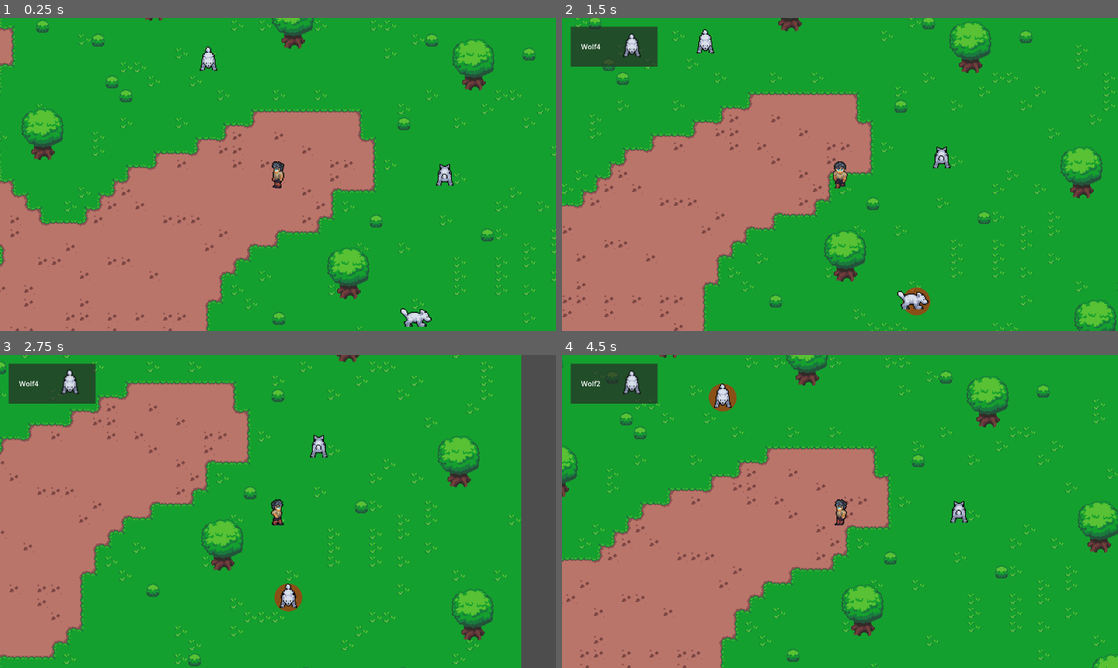
Above: before the commit, frames 1-4 (two rows, left to right).
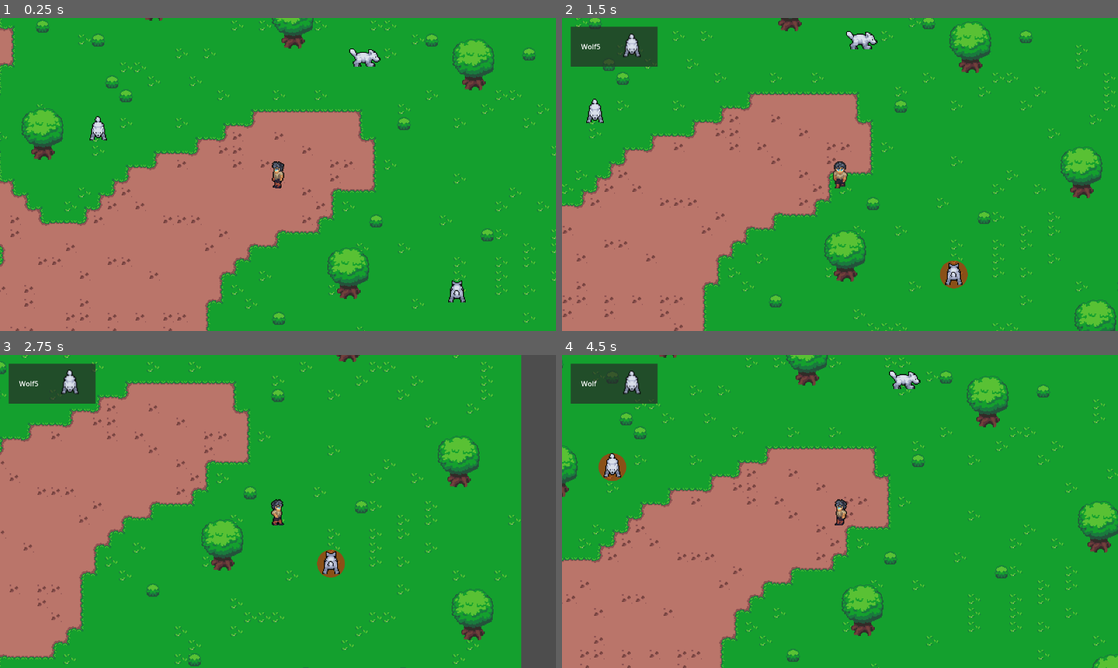
Above: after the commit, the same moments.

Repository: nexus482/shadows-of-azara
Game: Godot game, scene res://World.tscn
Two runs of this game, one before a commit and one after it. Both use one fixed random seed, a clock stepped at 60 frames per second and the inputs below.
Inputs (mouse positions are in pixels of both pictures, inside the frame that each line leads up to):
- Up to frame 1 (0.25 s): no input
- Up to frame 2 (1.5 s): move the mouse to (962, 158) at 0.52 s; hold Right (ui_right) 0.53-1.28 s; tap Tab (tab_target) at 0.6, 1.35 s; click (962, 158) at 0.67 s; move the mouse to (728, 190) at 1.27 s; hold Down (ui_down) from 1.28 s (still down)
- Up to frame 3 (2.75 s): move the mouse to (333, 442) at 2.02 s; release Down (ui_down) at 2.03 s; hold Right (ui_right) from 2.03 s (still down); tap Tab (tab_target) at 2.1 s
- Up to frame 4 (4.5 s): move the mouse to (812, 574) at 2.77 s; release Right (ui_right) at 2.78 s; hold Up (ui_up) 2.78-3.53 s; tap Tab (tab_target) at 2.85, 3.6, 4.35 s; click (812, 574) at 2.92 s; move the mouse to (1006, 558) at 3.52 s; hold Left (ui_left) from 3.53 s (still down); move the mouse to (673, 464) at 4.27 s

The runs differ from the first frame. In frame 1, 1.1% of the frame differs, in the area x 16-84%, y 9-99%; in frame 2, 1.4%, in the area x 4-73%, y 3-96%; in frame 3, 0.9%; in frame 4, 1.1%.

Commit message:
Better movement

Diff:
--- a/creature/base/Creature.gd
+++ b/creature/base/Creature.gd
@@ -1,28 +1,128 @@
+@tool
 extends CharacterBody2D
 
+enum MovementType { NONE, IDLE, RANDOM, WAYPOINT }
+
 @export var speed: float = 50.0
+
+var movement_type: MovementType = MovementType.NONE:
+	set(value):
+		movement_type = value
+		notify_property_list_changed()
+		if is_inside_tree() and not Engine.is_editor_hint():
+			_setup_movement_ai()
+
+# These properties are now controlled by _get_property_list
+var idle_direction: IdleMovement.Direction = IdleMovement.Direction.DOWN
+var wander_radius: float = 100.0
+var waypoint_path: NodePath
+
 @onready var animated_sprite: AnimatedSprite2D = $Sprite
-@onready var movement_ai = $MovementAI.get_child(0) if $MovementAI.get_child_count() > 0 else null
+var movement_ai = null
 var last_direction: Vector2 = Vector2.DOWN
 
 var target_indicator: Node2D
 var is_hovered = false
 var is_selected = false
+
+
+func _get_property_list():
+	var properties = []
+	properties.append({
+		"name": "movement_type",
+		"type": TYPE_INT,
+		"usage": PROPERTY_USAGE_DEFAULT | PROPERTY_USAGE_SCRIPT_VARIABLE,
+		"hint": PROPERTY_HINT_ENUM,
+		"hint_string": "None,Idle,Random,Waypoint"
+	})
+
+	match movement_type:
+		MovementType.IDLE:
+			properties.append({
+				"name": "idle_direction",
+				"type": TYPE_INT,
+				"usage": PROPERTY_USAGE_DEFAULT | PROPERTY_USAGE_SCRIPT_VARIABLE,
+				"hint": PROPERTY_HINT_ENUM,
+				"hint_string": "Down,Up,Left,Right" # Matches IdleMovement.Direction enum
+			})
+		MovementType.RANDOM:
+			properties.append({
+				"name": "wander_radius",
+				"type": TYPE_FLOAT,
+				"usage": PROPERTY_USAGE_DEFAULT | PROPERTY_USAGE_SCRIPT_VARIABLE,
+				"hint": PROPERTY_HINT_RANGE,
+				"hint_string": "10,500,1" # Min, Max, Step
+			})
+		MovementType.WAYPOINT:
+			properties.append({
+				"name": "waypoint_path",
+				"type": TYPE_NODE_PATH,
+				"usage": PROPERTY_USAGE_DEFAULT | PROPERTY_USAGE_SCRIPT_VARIABLE,
+				"hint_string": "Path2D" # Restricts node picker to Path2D
+			})
+
+	return properties
+
+
+func _enter_tree():
+	# This runs when the node enters the scene tree, both in the editor and in-game.
+	# We only want to set up the AI when the game is running.
+	if not Engine.is_editor_hint():
+		_setup_movement_ai()
+
 
 func _ready() -> void:
 	add_to_group("creatures")
 	var directions = [Vector2.UP, Vector2.DOWN, Vector2.LEFT, Vector2.RIGHT]
 	last_direction = directions[randi() % directions.size()]
-	if not movement_ai:
-		push_warning("Creature is missing a movement AI component under the 'MovementAI' node.")
-	animated_sprite.play("idle_" + get_direction_string(last_direction))
-
-	target_indicator = preload("res://ui/target/TargetIndicator.tscn").instantiate()
-	add_child(target_indicator)
-	move_child(target_indicator, 0) # Draw indicator behind sprite
-	target_indicator.hide()
+
+	# The check ensures this doesn't try to instantiate nodes in the editor
+	if not Engine.is_editor_hint():
+		animated_sprite.play("idle_" + get_direction_string(last_direction))
+		target_indicator = preload("res://ui/target/TargetIndicator.tscn").instantiate()
+		add_child(target_indicator)
+		move_child(target_indicator, 0) # Draw indicator behind sprite
+		target_indicator.hide()
+
+
+func _setup_movement_ai():
+	# Clear existing AI
+	if movement_ai:
+		movement_ai.queue_free()
+		movement_ai = null
+	for child in $MovementAI.get_children():
+		child.queue_free()
+
+	var new_ai_scene = null
+	match movement_type:
+		MovementType.IDLE:
+			new_ai_scene = preload("res://creature/base/components/movement/idle/Idle.tscn")
+		MovementType.RANDOM:
+			new_ai_scene = preload("res://creature/base/components/movement/random/Random.tscn")
+		MovementType.WAYPOINT:
+			new_ai_scene = preload("res://creature/base/components/movement/waypoint/Waypoint.tscn")
+
+	if new_ai_scene:
+		movement_ai = new_ai_scene.instantiate()
+		$MovementAI.add_child(movement_ai)
+
+		match movement_type:
+			MovementType.IDLE:
+				movement_ai.direction = idle_direction
+			MovementType.RANDOM:
+				movement_ai.wander_radius = wander_radius
+			MovementType.WAYPOINT:
+				var waypoint_node = get_node_or_null(waypoint_path)
+				if waypoint_node is Path2D:
+					movement_ai.path = waypoint_node
+				else:
+					push_warning("Waypoint path is not a Path2D node or is not set for this creature.")
+
 
 func _physics_process(delta: float) -> void:
+	if Engine.is_editor_hint():
+		return # Don't run physics in the editor
+
 	if movement_ai:
 		var movement_velocity = movement_ai.move(self, delta)
 		velocity = movement_velocity
@@ -63,14 +163,12 @@
 	_update_highlight()
 
 func _update_highlight():
-	# If selected, the circle is the main indicator, so we use normal color.
-	# Otherwise, apply the hover effect if needed.
 	if is_selected:
 		animated_sprite.modulate = Color(1, 1, 1)
 	elif is_hovered:
-		animated_sprite.modulate = Color(1.2, 1.2, 1.2) # Slightly bright for hovered
+		animated_sprite.modulate = Color(1.2, 1.2, 1.2)
 	else:
-		animated_sprite.modulate = Color(1, 1, 1) # Normal color
+		animated_sprite.modulate = Color(1, 1, 1)
 
 func update_animation() -> void:
 	var current_animation: String
--- a/creature/base/Creature.tscn
+++ b/creature/base/Creature.tscn
@@ -6,10 +6,12 @@
 [node name="Creature" type="CharacterBody2D"]
 collision_layer = 4
 script = ExtResource("1_iwg7y")
+movement_type = 0
 
 [node name="Sprite" type="AnimatedSprite2D" parent="."]
 
 [node name="Collision" type="CollisionShape2D" parent="."]
+visible = false
 disabled = true
 
 [node name="MovementAI" type="Node" parent="."]
--- a/creature/base/components/movement/idle/Idle.gd
+++ b/creature/base/components/movement/idle/Idle.gd
@@ -1,21 +1,20 @@
 extends MovementAI
 class_name IdleMovement
 
-@export_enum("Left", "Right", "Up", "Down") var start_direction: String = "Down"
+# A proper enum for directions
+enum Direction { DOWN, UP, LEFT, RIGHT }
 
-func _ready() -> void:
-	if not start_direction in ["Left", "Right", "Up", "Down"]:
-		push_warning("Invalid start_direction '%s' in IdleMovement. Defaulting to 'Down'." % start_direction)
-		start_direction = "Down"
+# This will be set by the Creature script
+var direction: Direction = Direction.DOWN
 
 func move(actor: CharacterBody2D, _delta: float) -> Vector2:
-	match start_direction:
-		"Left":
+	match direction:
+		Direction.LEFT:
 			actor.last_direction = Vector2.LEFT
-		"Right":
+		Direction.RIGHT:
 			actor.last_direction = Vector2.RIGHT
-		"Up":
+		Direction.UP:
 			actor.last_direction = Vector2.UP
-		"Down":
+		Direction.DOWN:
 			actor.last_direction = Vector2.DOWN
 	return Vector2.ZERO
--- a/creature/base/components/movement/random/Random.gd
+++ b/creature/base/components/movement/random/Random.gd
@@ -1,7 +1,7 @@
 extends MovementAI
 class_name RandomMovement
 
-@export var wander_radius: float = 100.0
+var wander_radius: float = 100.0 # No longer exported
 @export var pause_duration_min: float = 2.0
 @export var pause_duration_max: float = 3.0
 
@@ -9,10 +9,10 @@
 var target_position: Vector2 = Vector2.ZERO
 var pause_timer: float = 0.0
 var pause_duration: float = 0.0
-var is_paused: bool = false
 
 enum State { MOVING, PAUSED }
-var state: State = State.MOVING
+var state: State = State.PAUSED
+
 
 func _ready() -> void:
 	var actor = get_parent().get_parent() as CharacterBody2D
@@ -21,6 +21,12 @@
 		target_position = start_position
 	else:
 		push_error("RandomMovement's grandparent must be a CharacterBody2D.")
+
+	# Start in a paused state for more predictable behavior
+	state = State.PAUSED
+	pause_duration = randf_range(pause_duration_min, pause_duration_max)
+	pause_timer = 0.0
+
 
 func move(actor: CharacterBody2D, delta: float) -> Vector2:
 	if state == State.PAUSED:
--- a/creature/base/components/movement/waypoint/Waypoint.gd
+++ b/creature/base/components/movement/waypoint/Waypoint.gd
@@ -2,25 +2,51 @@
 class_name WaypointMovement
 
 var current_waypoint_index: int = 0
-@onready var path: Path2D = $Path
+var global_points: Array[Vector2] = []
+
+var _path: Path2D = null
+var path: Path2D:
+	get:
+		return _path
+	set(value):
+		_path = value
+		# Wait until the node is ready to ensure transforms are correct
+		if is_inside_tree():
+			_update_global_points()
+		else:
+			# If the node is not ready, defer the update
+			call_deferred("_update_global_points")
+
+func _ready():
+	# This ensures points are updated if the path was set before the node was ready
+	if _path and global_points.is_empty():
+		_update_global_points()
+
+func _update_global_points():
+	if not _path or not _path.is_inside_tree():
+		global_points.clear()
+		return
+
+	var baked_points = _path.curve.get_baked_points()
+	global_points.resize(baked_points.size())
+	for i in baked_points.size():
+		# Convert each local point in the path to its absolute global position
+		global_points[i] = _path.to_global(baked_points[i])
 
 func move(actor: CharacterBody2D, _delta: float) -> Vector2:
-	if not path:
-		push_warning("WaypointMovement component is missing its child Path2D node.")
+	if global_points.is_empty():
 		return Vector2.ZERO
 
-	var points = path.curve.get_baked_points()
+	var target_position = global_points[current_waypoint_index]
 
-	if points.is_empty():
-		return Vector2.ZERO
-
-	var target_position = path.global_position + points[current_waypoint_index]
-
-	if actor.global_position.distance_to(target_position) < 5:
+	if actor.global_position.distance_to(target_position) < 10.0:
 		current_waypoint_index += 1
 
-		if current_waypoint_index >= points.size():
+		if current_waypoint_index >= global_points.size():
 			current_waypoint_index = 0
+
+		# Update to the next static global point
+		target_position = global_points[current_waypoint_index]
 
 	var direction = (target_position - actor.global_position).normalized()
 
--- a/creature/base/components/movement/waypoint/Waypoint.tscn
+++ b/creature/base/components/movement/waypoint/Waypoint.tscn
@@ -4,5 +4,3 @@
 
 [node name="Waypoint" type="Node"]
 script = ExtResource("1_t0hi2")
-
-[node name="Path" type="Path2D" parent="."]
--- a/zones/Cliffhaven.tscn
+++ b/zones/Cliffhaven.tscn
@@ -1,11 +1,8 @@
-[gd_scene load_steps=13 format=4 uid="uid://ff8pmvbhfqnl"]
+[gd_scene load_steps=9 format=4 uid="uid://ff8pmvbhfqnl"]
 
 [ext_resource type="Texture2D" uid="uid://da3iafey4y56a" path="res://assets/tiles/ground.png" id="1_13fe0"]
 [ext_resource type="Texture2D" uid="uid://ctlgp6bj1jspo" path="res://assets/tiles/objects.png" id="2_0t65a"]
 [ext_resource type="PackedScene" uid="uid://ci38bgb7873ed" path="res://creature/wolf/Wolf.tscn" id="3_r66nq"]
-[ext_resource type="PackedScene" uid="uid://j7wvgu18p0mi" path="res://creature/base/components/movement/random/Random.tscn" id="4_yh12b"]
-[ext_resource type="PackedScene" uid="uid://df3et2kmof356" path="res://creature/base/components/movement/idle/Idle.tscn" id="5_ek03y"]
-[ext_resource type="PackedScene" uid="uid://b8yye747vtsbe" path="res://creature/base/components/movement/waypoint/Waypoint.tscn" id="6_ixcb1"]
 
 [sub_resource type="TileSetAtlasSource" id="TileSetAtlasSource_13fe0"]
 texture = ExtResource("1_13fe0")
@@ -107,12 +104,6 @@
 physics_layer_0/physics_material = SubResource("PhysicsMaterial_0t65a")
 sources/1 = SubResource("TileSetAtlasSource_r66nq")
 
-[sub_resource type="Curve2D" id="Curve2D_ixcb1"]
-_data = {
-"points": PackedVector2Array(0, 0, 0, 0, 606, 505, 0, 0, 0, 0, 441, 565, 0, 0, 0, 0, 604, 563, 0, 0, 0, 0, 441, 565, 0, 0, 0, 0, 606, 505)
-}
-point_count = 5
-
 [node name="Cliffhaven" type="Node2D"]
 y_sort_enabled = true
 
@@ -129,49 +120,31 @@
 y_sort_enabled = true
 
 [node name="Wolf" parent="Main/Creatures" instance=ExtResource("3_r66nq")]
-position = Vector2(76, 175)
-
-[node name="Random" parent="Main/Creatures/Wolf/MovementAI" index="0" instance=ExtResource("4_yh12b")]
+position = Vector2(488, 224)
+movement_type = 1
+idle_direction = 0
 
 [node name="Wolf2" parent="Main/Creatures" instance=ExtResource("3_r66nq")]
-position = Vector2(615, 144)
-
-[node name="Idle" parent="Main/Creatures/Wolf2/MovementAI" index="0" instance=ExtResource("5_ek03y")]
+position = Vector2(799, 142)
+movement_type = 2
+wander_radius = 100.0
 
 [node name="Wolf3" parent="Main/Creatures" instance=ExtResource("3_r66nq")]
-position = Vector2(887, 276)
-
-[node name="Random" parent="Main/Creatures/Wolf3/MovementAI" index="0" instance=ExtResource("4_yh12b")]
+position = Vector2(179, 535)
+movement_type = 2
+wander_radius = 100.0
 
 [node name="Wolf4" parent="Main/Creatures" instance=ExtResource("3_r66nq")]
-position = Vector2(858, 441)
-
-[node name="Random" parent="Main/Creatures/Wolf4/MovementAI" index="0" instance=ExtResource("4_yh12b")]
+position = Vector2(350, 814)
+movement_type = 2
+wander_radius = 100.0
 
 [node name="Wolf5" parent="Main/Creatures" instance=ExtResource("3_r66nq")]
-position = Vector2(143, 506)
-
-[node name="Random" parent="Main/Creatures/Wolf5/MovementAI" index="0" instance=ExtResource("4_yh12b")]
+position = Vector2(901, 410)
+movement_type = 2
+wander_radius = 100.0
 
 [node name="Wolf6" parent="Main/Creatures" instance=ExtResource("3_r66nq")]
-position = Vector2(594, 760)
-
-[node name="Random" parent="Main/Creatures/Wolf6/MovementAI" index="0" instance=ExtResource("4_yh12b")]
-
-[node name="Wolf7" parent="Main/Creatures" instance=ExtResource("3_r66nq")]
-position = Vector2(699, 549)
-
-[node name="Waypoint" parent="Main/Creatures/Wolf7/MovementAI" index="0" instance=ExtResource("6_ixcb1")]
-
-[node name="Path" parent="Main/Creatures/Wolf7/MovementAI/Waypoint" index="0"]
-position = Vector2(89, 43)
-curve = SubResource("Curve2D_ixcb1")
-
-[editable path="Main/Creatures/Wolf"]
-[editable path="Main/Creatures/Wolf2"]
-[editable path="Main/Creatures/Wolf3"]
-[editable path="Main/Creatures/Wolf4"]
-[editable path="Main/Creatures/Wolf5"]
-[editable path="Main/Creatures/Wolf6"]
-[editable path="Main/Creatures/Wolf7"]
-[editable path="Main/Creatures/Wolf7/MovementAI/Waypoint"]
+position = Vector2(699, 591)
+movement_type = 2
+wander_radius = 100.0
